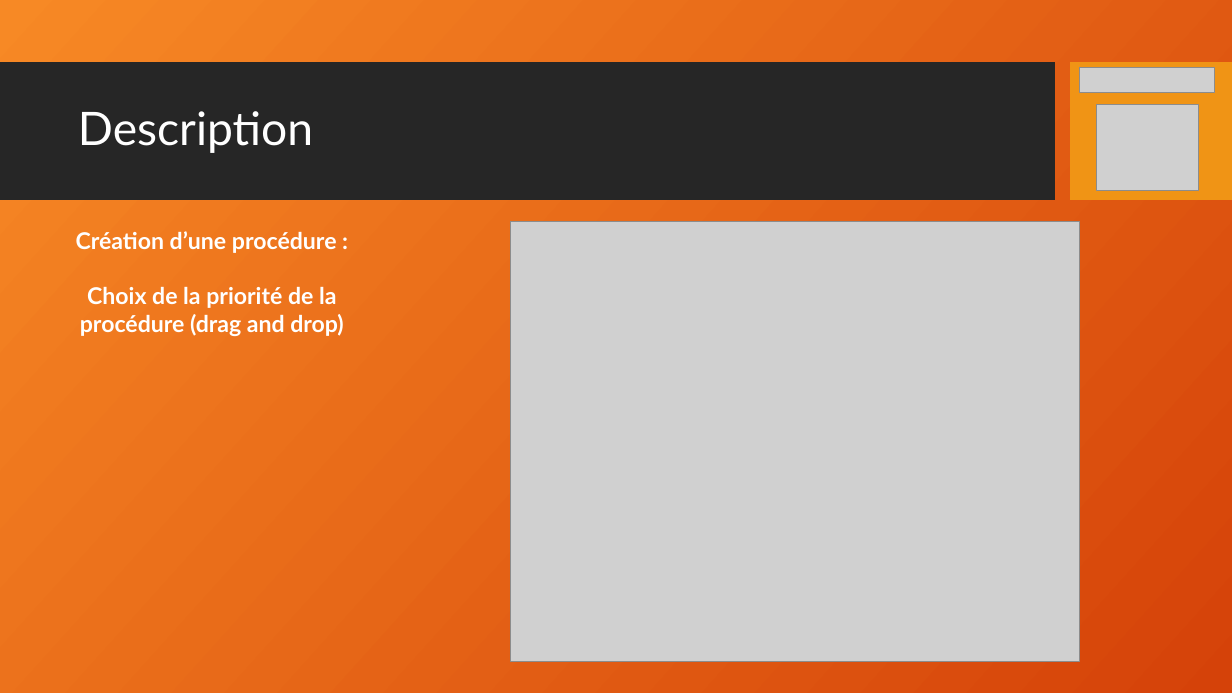
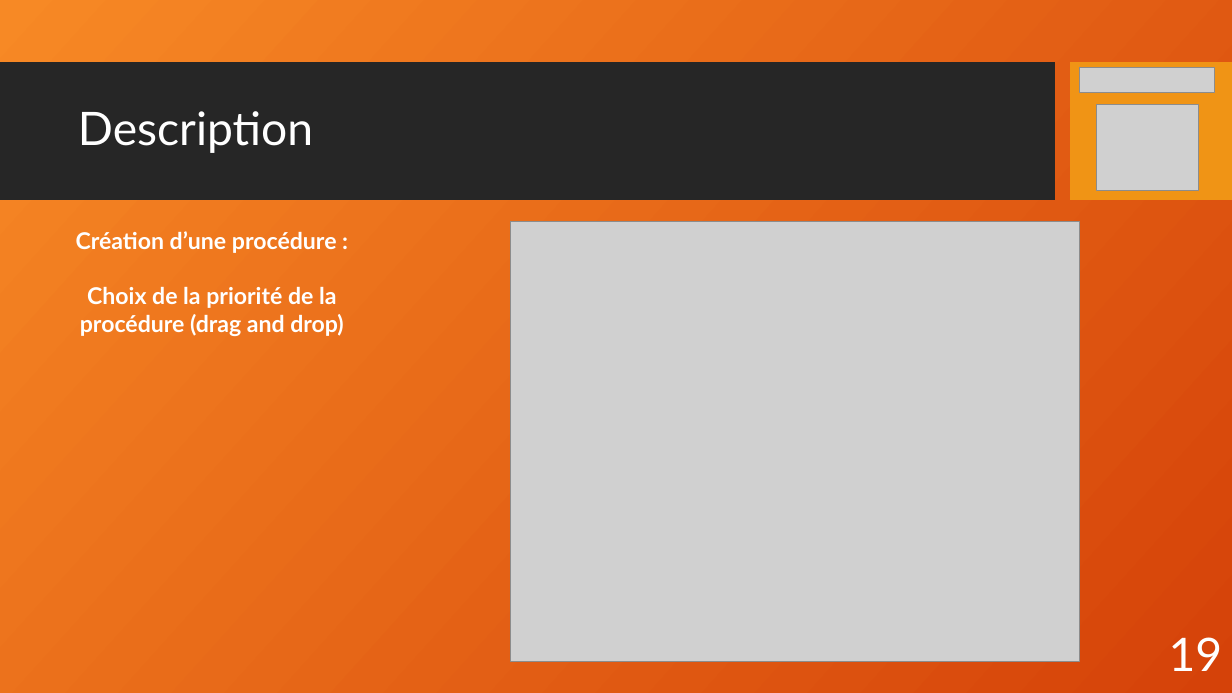
Before and after one commit to RaimonDylan/cnam, a slide deck: slide 19 of Rapport d'activité/ppt_Rapport2.odp (slide 16 before the commit). Drawn at 1232x693 pixels with LibreOffice and Linux fonts; fonts in the diff are those of the drawing; grey boxes stand for pictures; background and template pictures are left out. Boxes give left, top, right and bottom in pixels: in the first picture for what was removed or moved away, otherwise in the second. Text is boxed around its words. In the diff, an @@ line names an element or a change of style, - is before the commit and + after.

```diff
--- a/Rapport d'activité/ppt_Rapport2.odp
+++ b/Rapport d'activité/ppt_Rapport2.odp
@@ page number added at [1169, 637, 1223, 671], 36 pt, text #FFFFFF @@
+19
```
Also in this commit, not shown: 11 other slides changed, 7 slides added, 7 slides removed, 1 other file.
